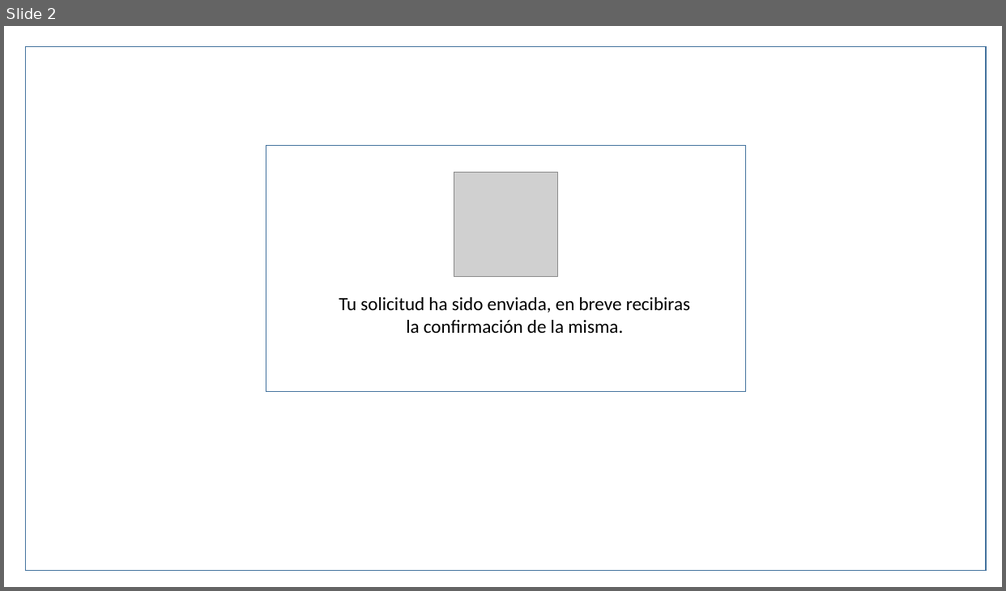
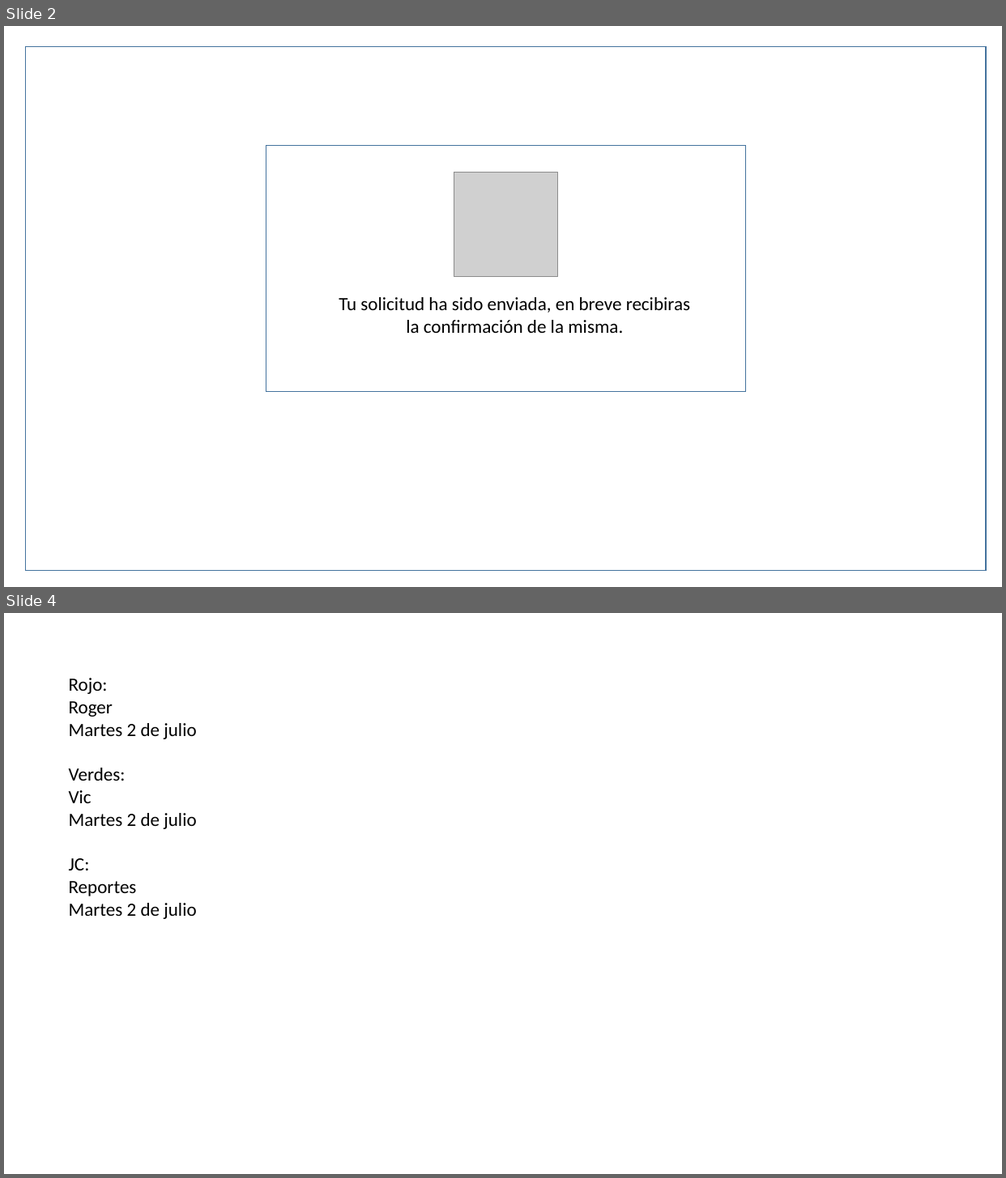
Before and after one commit to Juancho-vans/RH, a slide deck: Historyboard_RH.pptx. Shown one above the other, each under a label of ours: slide 2 before the commit, slides 2 and 4 after it; the slides between them are not shown. The pictures are 1006x591 and 1006x1178 pixels, drawn with LibreOffice and Linux fonts; fonts in the diff are those of the drawing; grey boxes stand for pictures. Boxes give left, top, right and bottom in pixels: in the first picture for what was removed or moved away, otherwise in the second. Text is boxed around its words. In the diff, an @@ line names an element or a change of style, - is before the commit and + after.

```diff
--- a/Historyboard_RH.pptx
+++ b/Historyboard_RH.pptx
@@ slide 4 added at (x1=4, y1=613, x2=1002, y2=1174), background #FFFFFF @@
@@ text added at (x1=69, y1=678, x2=196, y2=919), 18 pt, text #000000 @@
+Rojo:
+Roger
+Martes 2 de julio
+Verdes:
+Vic
+Martes 2 de julio
+JC:
+Reportes
+Martes 2 de julio
```
Also in this commit, not shown: 2 slides changed, 2 other files.
